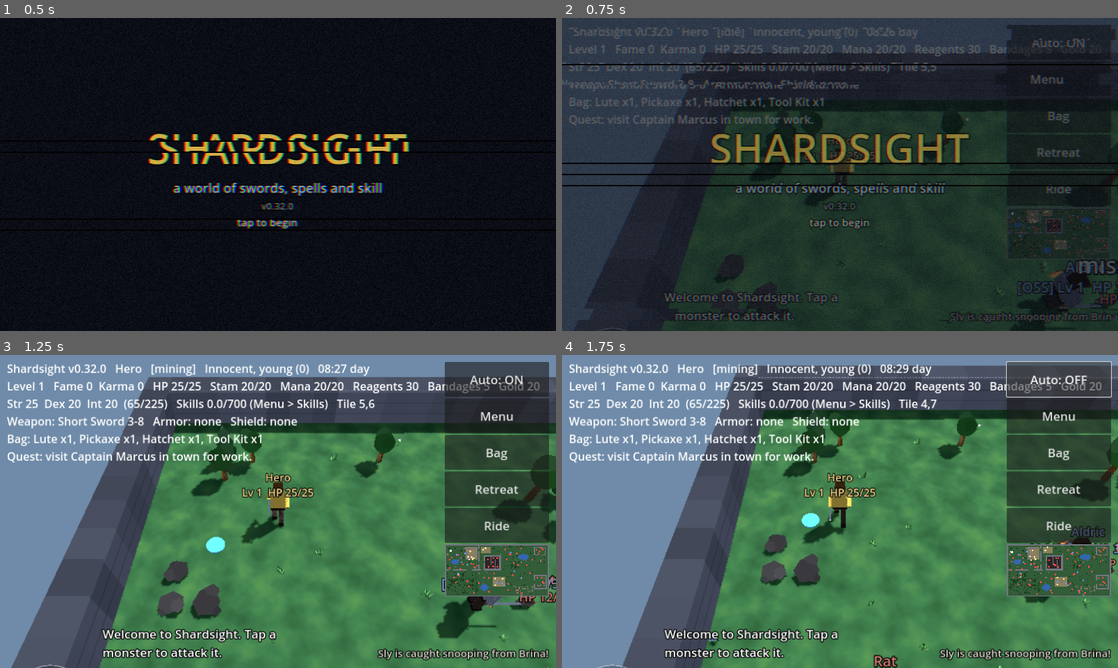
Above: before the commit, frames 1-4 (two rows, left to right).
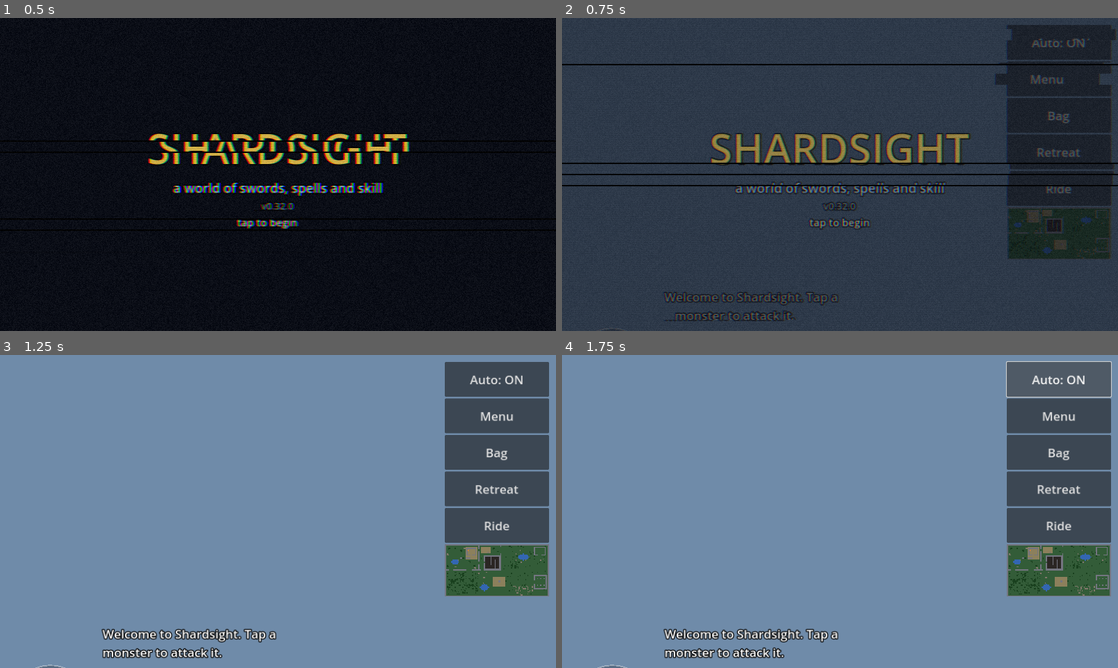
Above: after the commit, the same moments.

Repository: luckovsdeniss-denlu/Shardsight
Game: Godot game, scene res://scenes/main.tscn
Two runs of this game, one before a commit and one after it. Both use one fixed random seed, a clock stepped at 60 frames per second and the inputs below.
Inputs:
- Up to frame 1 (0.5 s): no input
- Up to frame 2 (0.75 s): click "Ride" at 0.5 s
- Up to frame 3 (1.25 s): no input
- Up to frame 4 (1.75 s): click "Auto: ON" at 1.25 s

Frame 1 is identical in both runs. In frame 2, 57% of the frame differs, in the area x 0-100%, y 3-100%; in frame 3, 77%, in the area x 1-100%, y 2-100%; in frame 4, 74%.
Error after the commit: Parse Error: Cannot infer the type of "want" variable because the value doesn't have a set type. (res://scripts/entity.gd:3912)

Commit message:
Idle holograms: idle players flicker as glitching holograms until they act
Co-Authored-By: Claude Opus 5.5 <noreply@anthropic.com>
Claude-Session: https://claude.ai/code/session_01H6LNxUGdbevPyoRQBBzvxK

Diff:
--- a/scripts/art.gd
+++ b/scripts/art.gd
@@ -647,3 +647,46 @@
 			"pelt":
 				return [[box(0.3, 0.03, 0.22), at(0, 0, 0, Vector3(0.6, 0, 0)), Color(0.55, 0.55, 0.58)]]
 		return [[ball(0.08, 6, 3), at(0, 0, 0), Color(0.85, 0.85, 0.8)], [box(0.05, 0.12, 0.05), at(0, 0.08, 0), Color(0.75, 0.75, 0.7)]])
+
+
+# --- hologram (idle players) -------------------------------------------------
+
+const HOLO_SHADER := """
+shader_type spatial;
+render_mode unshaded, blend_add, depth_draw_never, cull_back;
+uniform vec4 tint : source_color = vec4(0.35, 0.9, 1.0, 1.0);
+varying vec3 wpos;
+
+float rand(float x) {
+	return fract(sin(x * 91.3458) * 47453.5453);
+}
+
+void vertex() {
+	// now and then a slice of the figure jumps sideways, like a bad signal
+	float tick = floor(TIME * 12.0);
+	float band = floor(VERTEX.y * 9.0);
+	float jump = step(0.9, rand(tick + band * 7.0));
+	VERTEX.x += (rand(tick * 3.1 + band) - 0.5) * 0.18 * jump;
+	wpos = (MODEL_MATRIX * vec4(VERTEX, 1.0)).xyz;
+}
+
+void fragment() {
+	float rim = pow(1.0 - clamp(dot(NORMAL, VIEW), 0.0, 1.0), 2.0);
+	float scan = 0.5 + 0.5 * sin(wpos.y * 55.0 - TIME * 7.0);
+	float flicker = 0.8 + 0.2 * sin(TIME * 41.0) * sin(TIME * 13.0);
+	ALBEDO = tint.rgb;
+	ALPHA = clamp((rim * 0.9 + scan * 0.22 + 0.05) * flicker, 0.0, 1.0);
+}
+"""
+
+static var _holo: ShaderMaterial
+
+
+## The shared hologram overlay drawn over an idle figure.
+static func holo_mat() -> ShaderMaterial:
+	if _holo == null:
+		var sh := Shader.new()
+		sh.code = HOLO_SHADER
+		_holo = ShaderMaterial.new()
+		_holo.shader = sh
+	return _holo
--- a/scripts/entity.gd
+++ b/scripts/entity.gd
@@ -209,6 +209,8 @@
 var anim_t := 0.0
 var swing_anim := 0.0
 var _last_pos := Vector3.ZERO
+var idle_time := 0.0           # seconds standing still with nothing to do
+var holo := false              # showing the idle hologram
 
 
 func setup(p_game, p_kind: int, p_name: String, cfg: Dictionary, color: Color, tile: Vector2i) -> void:
@@ -1723,6 +1725,7 @@
 		(model["root"] as Node3D).queue_free()
 	if model.has("mount_root"):
 		(model["mount_root"] as Node3D).queue_free()
+	holo = false                         # the new model starts solid
 	model = Art.creature(look, _look_style(), visual_scale)
 	rig.add_child(model["root"])
 	if look == "nightmare":
@@ -2187,6 +2190,7 @@
 	swing_anim = maxf(swing_anim - delta, 0.0)
 	var moving := position.distance_to(_last_pos) > 0.001
 	_last_pos = position
+	_holo_step(delta, moving)
 	var y := 0.0
 	var tilt := 0.0
 	if ghost:
@@ -3893,3 +3897,23 @@
 		return "Your %s is too far away (%d m)." % [best.display_name, roundi(best_d)]
 	mount(best)
 	return ""
+
+
+# --- idle hologram ------------------------------------------------------------
+
+## A player standing idle for a few seconds turns into a flickering hologram (cyan edges,
+## scrolling scanlines, slices jumping sideways); anything they do snaps them back.
+func _holo_step(delta: float, moving: bool) -> void:
+	if kind != Kind.PLAYER:
+		return
+	var busy := moving or dead or target != null or casting_id != "" or perform_timer > 0.0 \
+		or bandage_timer > 0.0 or tame_timer > 0.0 or gather_tile.x >= 0 or swing_anim > 0.0
+	idle_time = 0.0 if busy else idle_time + delta
+	var want := idle_time >= 3.0 and bool(game.property.glitch_on) and not game.autotest
+	if want == holo:
+		return
+	holo = want
+	for mi in model.get("meshes", []):
+		(mi as MeshInstance3D).material_overlay = Art.holo_mat() if holo else null
+	if holo and is_hero:
+		game.glitch(0.25, 0.15)              # a little flicker as it switches over
Not shown, changed: CHANGELOG.md
